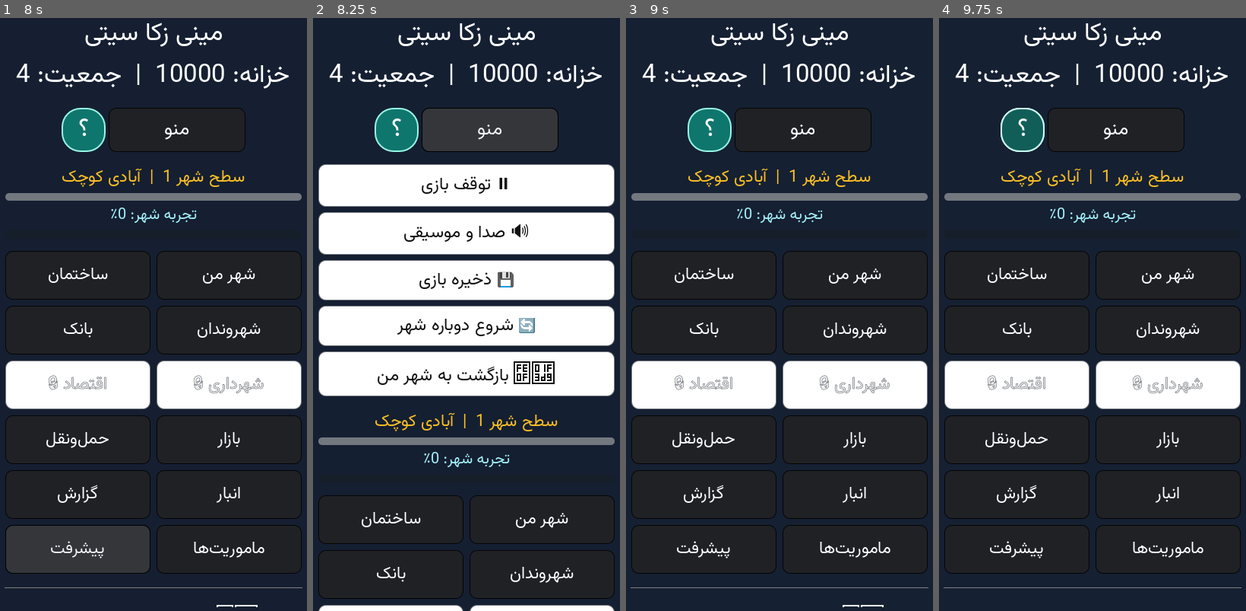
Above: before the commit, frames 1-4 (left to right).
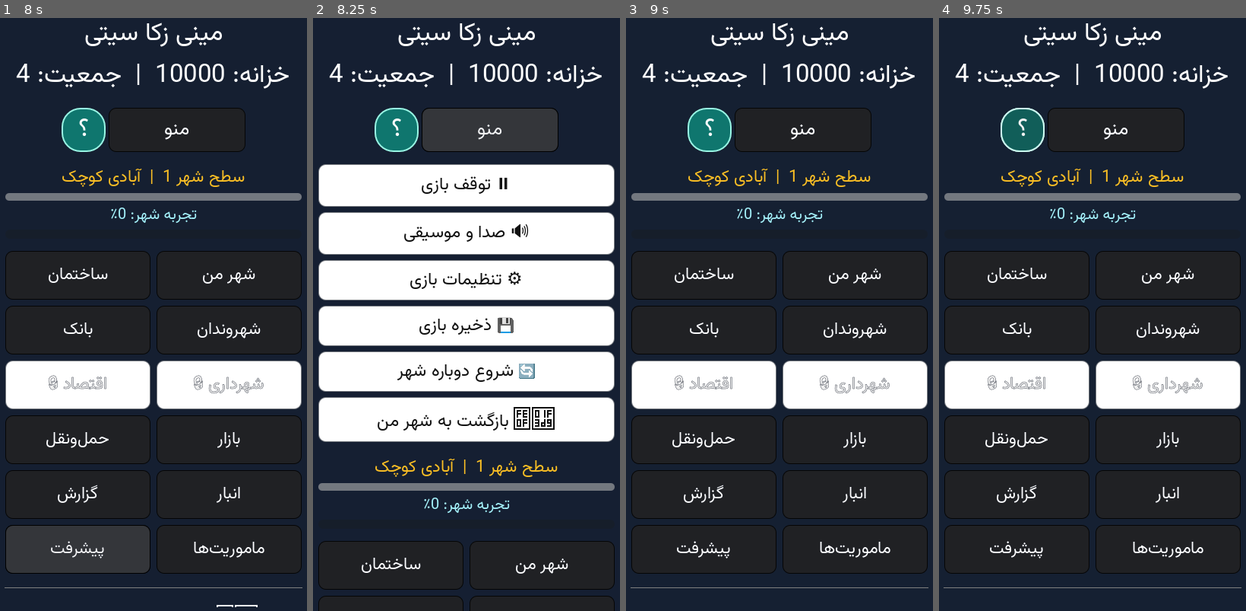
Above: after the commit, the same moments.

Repository: zekainstabot/mini-zeka-city
Game: Godot game, scene res://Main.tscn
The game is run twice, just before and just after one commit, with the same random seed, the same clock (stepped at 60 frames per second) and the same inputs.
Inputs (mouse positions are in pixels of both pictures, inside the frame that each line leads up to):
- Up to frame 1 (8 s): click "شهر من" at 0.5 s; click "ساختمان" at 1.25 s; click "شهروندان" at 2 s; click "بانک" at 2.75 s; click "بازار" at 3.5 s; click "حمل‌ونقل" at 4.25 s; click "انبار" at 5 s; click "گزارش" at 5.75 s; click "ماموریت‌ها" at 6.5 s; click "پیشرفت" at 7.25 s
- Up to frame 2 (8.25 s): click "منو" at 8 s
- Up to frame 3 (9 s): click (779, 278) at 8.75 s, where only the run after the commit has a clickable "⚙️ تنظیمات بازی"
- Up to frame 4 (9.75 s): click "؟" at 9.5 s

Frame 1 is identical in both runs. In frame 2, 15% of the frame differs, in the area x 1-99%, y 42-100%; in frame 3, less than 0.1%; in frame 4, nothing differs.

Commit message:
Add saved portrait and landscape orientation setting

Diff:
--- a/scripts/Main.gd
+++ b/scripts/Main.gd
@@ -449,6 +449,13 @@
 	if not game.load_game():
 		game.new_game()
 		game.save_game()
+	var saved_orientation = str(game.state.get("screen_orientation", "landscape"))
+	if saved_orientation == "portrait":
+		DisplayServer.screen_set_orientation(DisplayServer.SCREEN_PORTRAIT)
+	else:
+		game.state["screen_orientation"] = "landscape"
+		DisplayServer.screen_set_orientation(DisplayServer.SCREEN_LANDSCAPE)
+		game.save_game()
 	game.register_login_today()
 	game.get_daily_missions()
 	game.get_weekly_challenge()
@@ -566,6 +573,7 @@
 	root.add_child(menu_panel)
 	menu_pause_button = _create_menu_action("⏸ توقف بازی", "toggle_pause")
 	_create_menu_action("🔊 صدا و موسیقی", "open_audio_settings")
+	_create_menu_action("⚙️ تنظیمات بازی", "open_game_settings")
 	_create_menu_action("💾 ذخیره بازی", "save_from_menu")
 	_create_menu_action("🔄 شروع دوباره شهر", "confirm_restart_from_menu")
 	_create_menu_action("🏙️ بازگشت به شهر من", "return_home_from_menu")
@@ -1057,6 +1065,21 @@
 	if menu_panel != null:
 		menu_panel.visible = false
 	show_page("audio")
+
+func open_game_settings():
+	if menu_panel != null:
+		menu_panel.visible = false
+	show_page("settings")
+
+func set_screen_orientation(mode):
+	var selected_mode = "portrait" if str(mode) == "portrait" else "landscape"
+	game.state["screen_orientation"] = selected_mode
+	game.save_game()
+	if selected_mode == "portrait":
+		DisplayServer.screen_set_orientation(DisplayServer.SCREEN_PORTRAIT)
+	else:
+		DisplayServer.screen_set_orientation(DisplayServer.SCREEN_LANDSCAPE)
+	show_page("settings")
 
 func toggle_music_enabled():
 	audio_manager.set_music_enabled(not audio_manager.is_music_enabled())
@@ -1849,6 +1872,12 @@
 					var time_text = "%02d/%02d - %02d:%02d" % [int(stamp.get("day", 1)), int(stamp.get("month", 1)), int(stamp.get("hour", 0)), int(stamp.get("minute", 0))]
 					_add_label("[%s] روز %d | %s" % [time_text, int(event.get("day", 1)), str(event.get("message", ""))], 17)
 
+		"settings":
+			_add_label("⚙️ تنظیمات بازی", 24)
+			_add_label("جهت نمایش بازی را متناسب با گوشی خود انتخاب کن. تغییر جهت بلافاصله اعمال و ذخیره می‌شود.", 16)
+			var current_orientation = str(game.state.get("screen_orientation", "landscape"))
+			_add_button(("📱 افقی ✓" if current_orientation == "landscape" else "📱 افقی"), self, "set_screen_orientation", ["landscape"])
+			_add_button(("📱 عمودی ✓" if current_orientation == "portrait" else "📱 عمودی"), self, "set_screen_orientation", ["portrait"])
 		"audio":
 			_add_label("🔊 تنظیمات صدا و موسیقی", 24)
 			_add_label("تمام صداها و موسیقی‌ها اختصاصی و به‌صورت ریاضی درون بازی ساخته می‌شوند؛ فایل صوتی دارای حق‌نشر استفاده نشده است.", 16)
